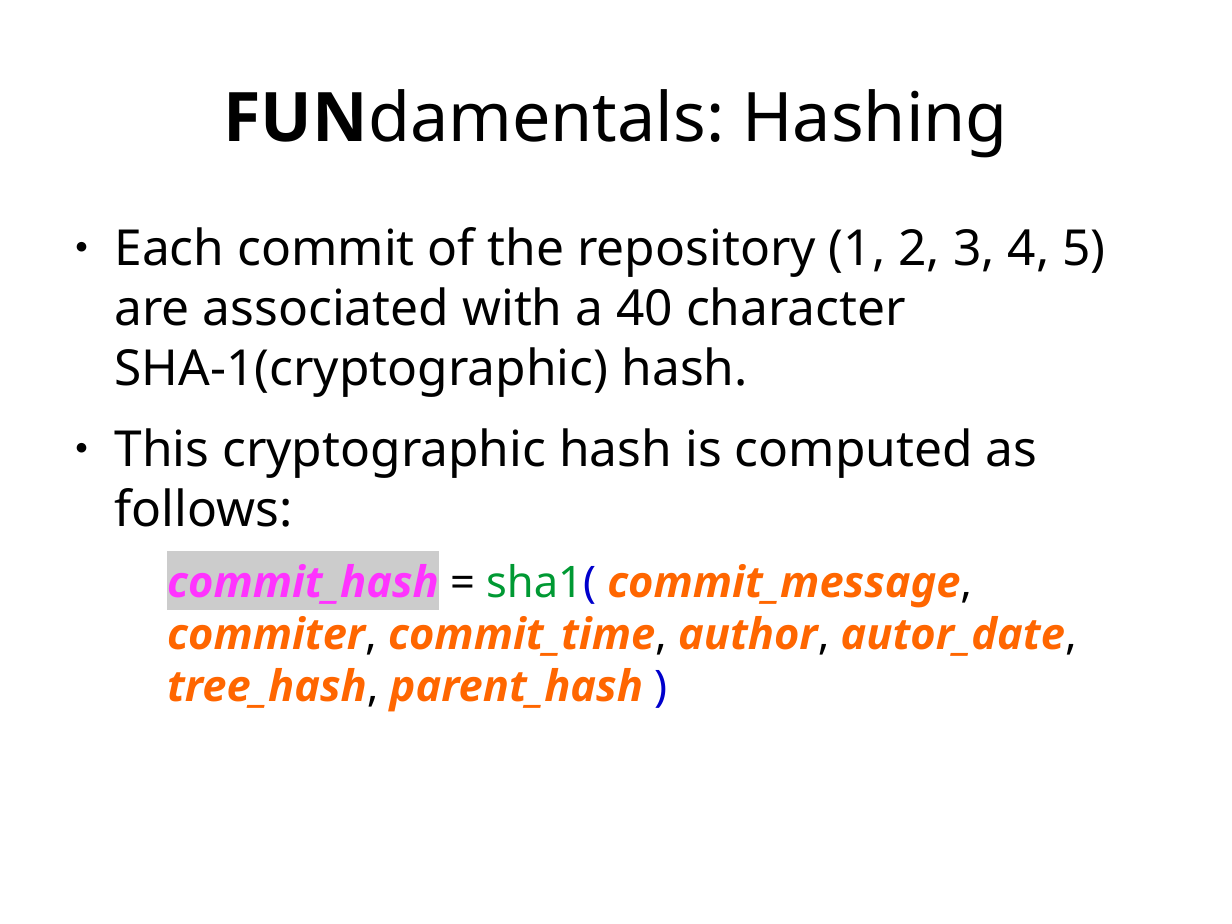
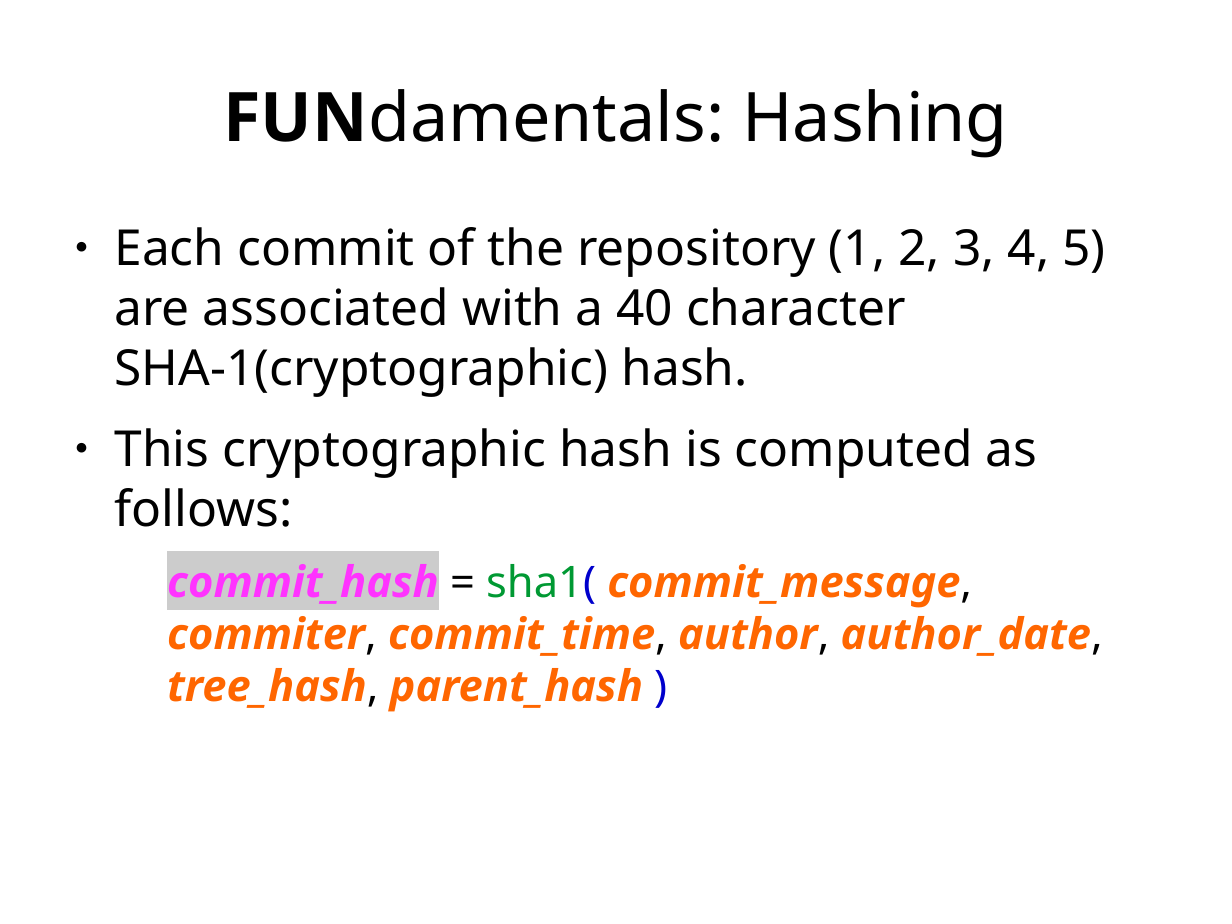
Before and after one commit to ethanwillis/git_presentation, a slide deck: slide 17 of git_presentation_slideshow.odp. Drawn at 1232x924 pixels with LibreOffice and Linux fonts; fonts in the diff are those of the drawing. Boxes give left, top, right and bottom in pixels: in the first picture for what was removed or moved away, otherwise in the second. Text is boxed around its words. In the diff, an @@ line names an element or a change of style, - is before the commit and + after.

```diff
--- a/git_presentation_slideshow.odp
+++ b/git_presentation_slideshow.odp
@@ text at box(167, 564, 1103, 712): text changed @@
-  commit_hash = sha1( commit_message, commiter, commit_time, author, autor_date, tree_hash, parent_hash )
+  commit_hash = sha1( commit_message, commiter, commit_time, author, author_date, tree_hash, parent_hash )
```
Also in this commit, not shown: 3 other slides changed, 1 slide added.
